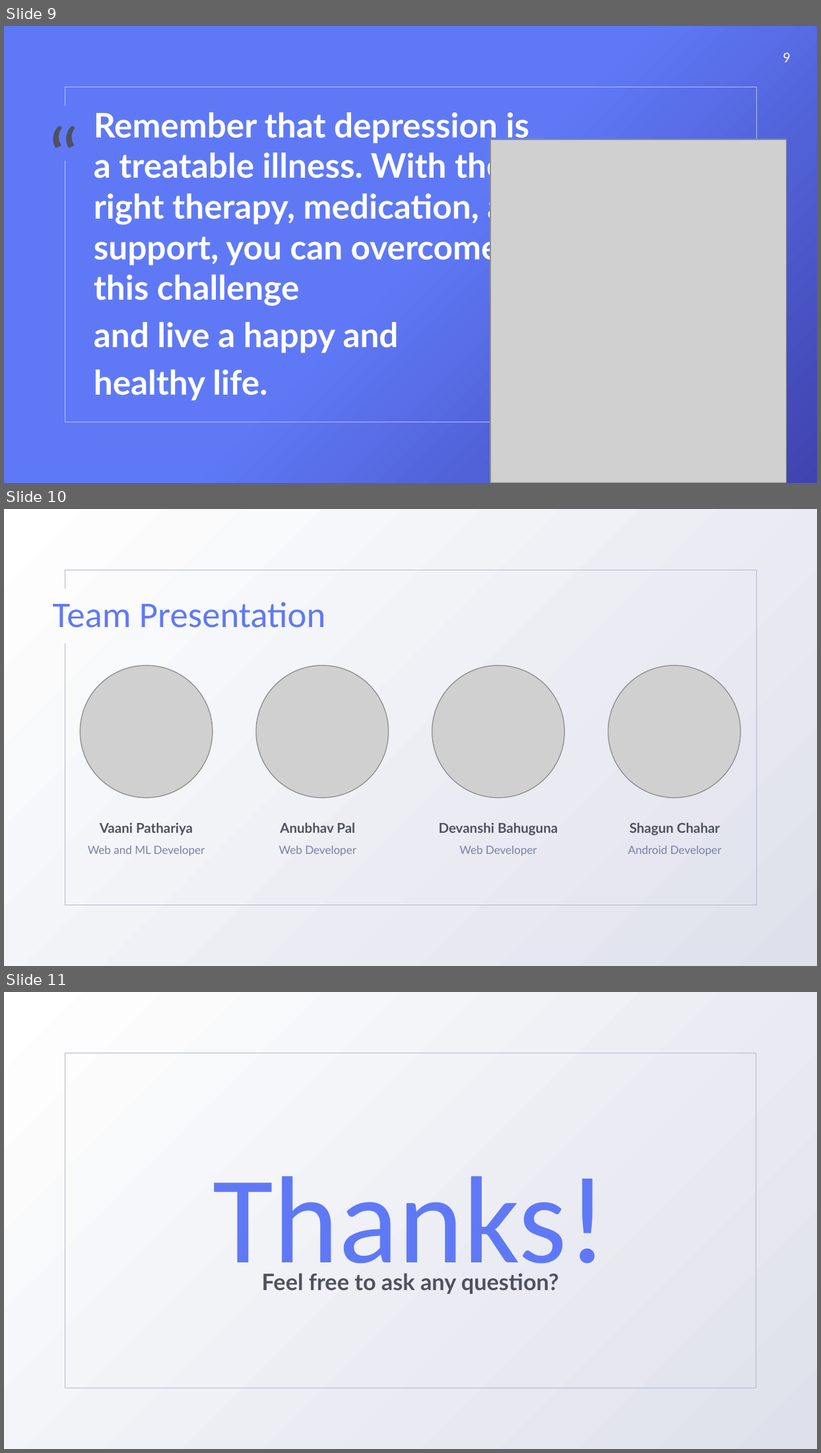
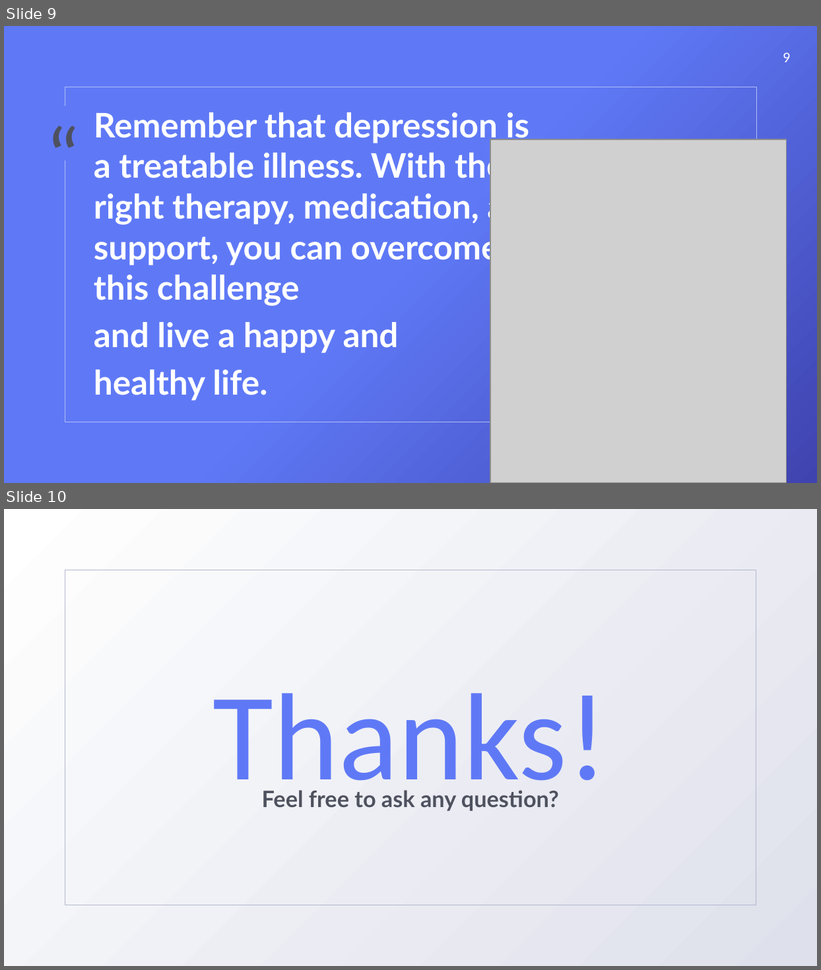
Before and after one commit to Therapy-Pal/Frontend-Machine-Learning, a slide deck: Trident Final Round.pptx. Shown one above the other, each under a label of ours: slides 9, 10 and 11 before the commit, slides 9 and 10 after it. The pictures are 821x1453 and 821x970 pixels, drawn with LibreOffice and Linux fonts; fonts in the diff are those of the drawing; grey boxes stand for pictures. Boxes give left, top, right and bottom in pixels: in the first picture for what was removed or moved away, otherwise in the second. Text is boxed around its words. In the diff, an @@ line names an element or a change of style, - is before the commit and + after.

Commit message:
final changes

```diff
--- a/Trident Final Round.pptx
+++ b/Trident Final Round.pptx
@@ slide 10 removed at (x1=4, y1=509, x2=817, y2=966), background gradient #FFFFFF to #DEE0EB @@
@@ freeform shape removed at (x1=65, y1=570, x2=756, y2=905) @@
@@ title removed at (x1=53, y1=602, x2=325, y2=628) @@
-Team Presentation
@@ picture removed at (x1=81, y1=665, x2=213, y2=797) @@
@@ picture removed at (x1=256, y1=665, x2=389, y2=797) @@
@@ picture removed at (x1=432, y1=665, x2=565, y2=797) @@
@@ picture removed at (x1=608, y1=665, x2=741, y2=797) @@
@@ text removed at (x1=88, y1=823, x2=205, y2=856) @@
-Vaani Pathariya
-Web and ML Developer
@@ text removed at (x1=279, y1=823, x2=356, y2=856) @@
-Anubhav Pal
-Web Developer
@@ text removed at (x1=439, y1=823, x2=558, y2=856) @@
-Devanshi Bahuguna
-Web Developer
@@ text removed at (x1=628, y1=823, x2=722, y2=856) @@
-Shagun Chahar
-Android Developer
@@ what was slide 11 is now slide 10 @@
```
